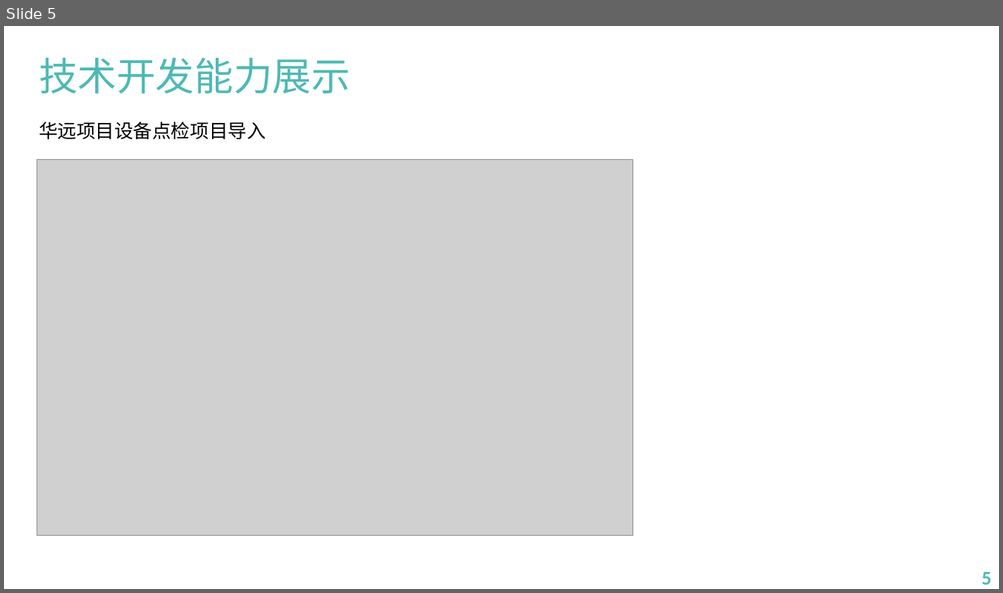
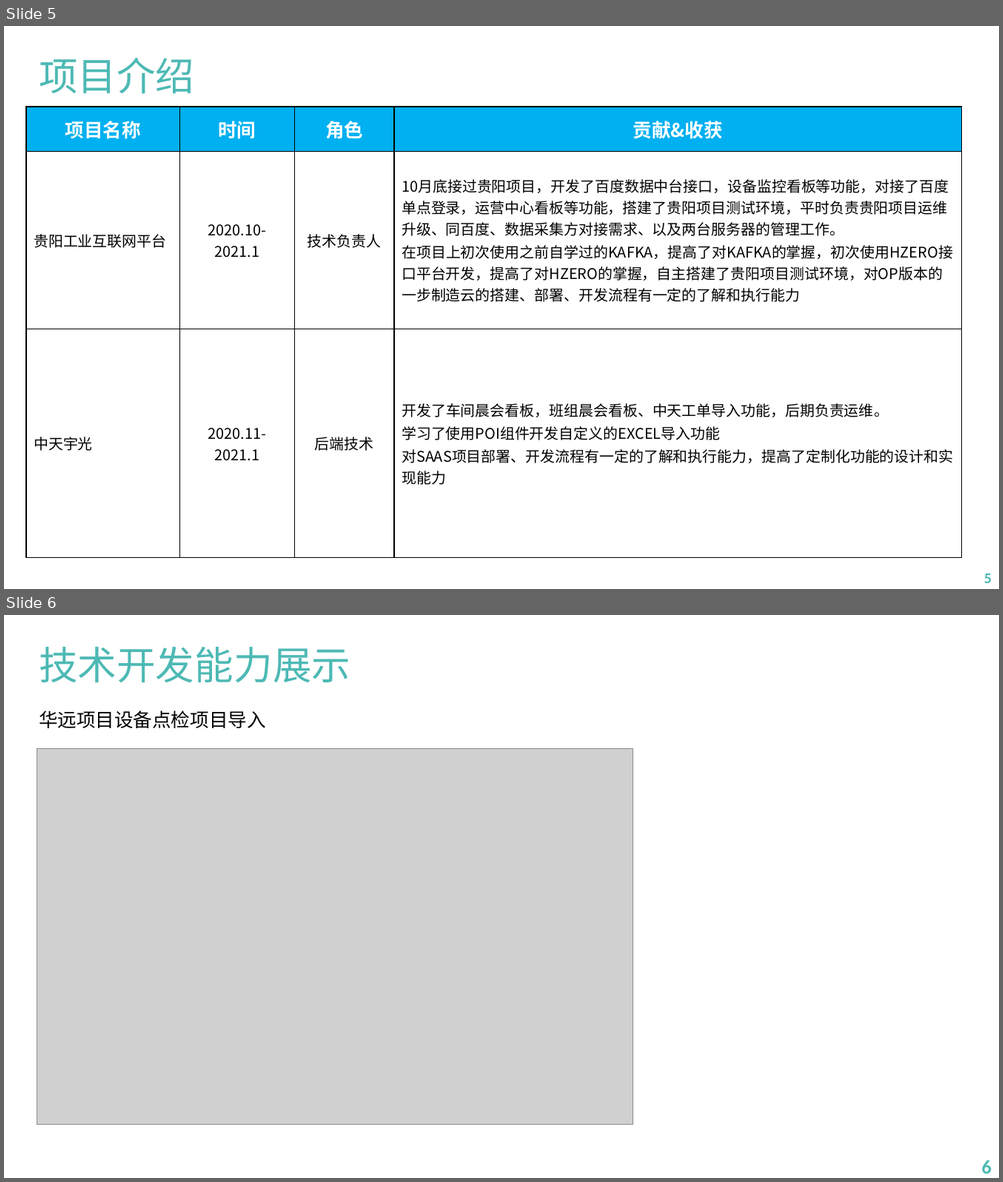
Before and after one commit to fc2733/lifecycle, a slide deck: 1.pptx. Shown one above the other, each under a label of ours: slide 5 before the commit, slides 5 and 6 after it. The pictures are 1003x593 and 1003x1182 pixels, drawn with LibreOffice and Linux fonts; fonts in the diff are those of the drawing; grey boxes stand for pictures; background and template pictures are left out. Boxes give left, top, right and bottom in pixels: in the first picture for what was removed or moved away, otherwise in the second. Text is boxed around its words. In the diff, an @@ line names an element or a change of style, - is before the commit and + after.

```diff
--- a/1.pptx
+++ b/1.pptx
@@ slide 5 added at [4,26,999,589], background #FFFFFF @@
@@ title added at [39,57,194,94], 37 pt, text gradient #4DB9B4 to #0F298F @@
+项目介绍
@@ table added at [26,107,961,558], 3 rows, 4 columns @@
+项目名称 | 时间 | 角色 | 贡献&收获
+贵阳工业互联网平台 | 2020.10-2021.1 | 技术负责人 | 10月底接过贵阳项目，开发了百度数据中台接口，设备监控看板等功能，对接了百度单点登录，运营中心看板等功能，搭建了贵阳项目测试环境，平时负责贵阳项目运维升级、同百度、数据采集方对接需求、以及两台服务器的管理工作。 / 在项目上初次使用之前自学过的KAFKA，提高了对KAFKA的掌握，初次使用HZERO接口平台开发，提高了对HZERO的掌握，自主搭建了贵阳项目测试环境，对OP版本的一步制造云的搭建、部署、开发流程有一定的了解和执行能力
+中天宇光 | 2020.11-2021.1 | 后端技术 | 开发了车间晨会看板，班组晨会看板、中天工单导入功能，后期负责运维。 / 学习了使用POI组件开发自定义的EXCEL导入功能 / 对SAAS项目部署、开发流程有一定的了解和执行能力，提高了定制化功能的设计和实现能力
@@ page number added at [984,574,991,583], 14.1 pt, text gradient #4DB9B4 to #0F298F, bold @@
+5
@@ what was slide 5 is now slide 6 @@
@@ page number at [982,1160,991,1174]: text changed @@
-5
+6
```
Also in this commit, not shown: 3 slides changed.
